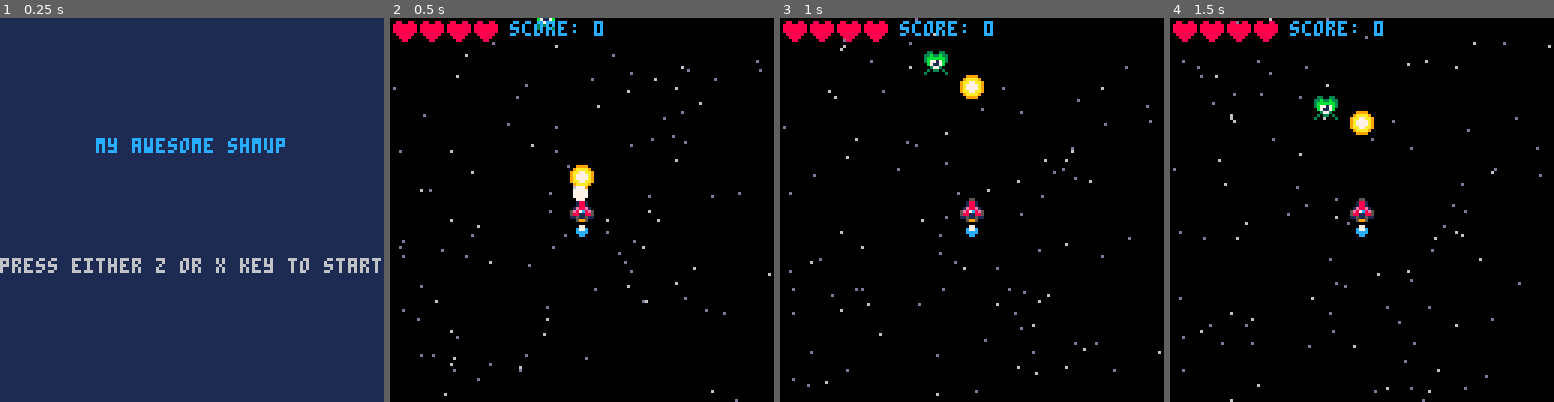
Above: before the commit, frames 1-4 (left to right).
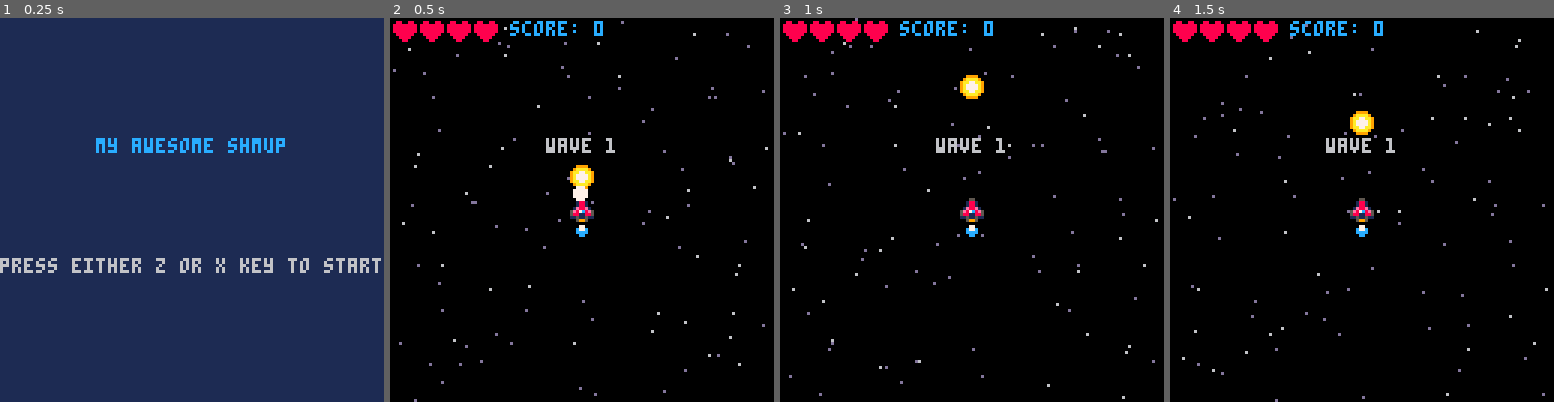
Above: after the commit, the same moments.

Repository: CRBroughton/pico-8-hero
Game: PICO-8 cartridge src/pico-8-hero.p8
Two runs of this game, one before a commit and one after it. Both use one fixed random seed, a clock stepped at 60 frames per second and the inputs below.
Inputs:
- Up to frame 1 (0.25 s): no input
- Up to frame 2 (0.5 s): tap X (X key) at 0.33 s
- Up to frame 3 (1 s): tap O (Z key) at 0.7 s
- Up to frame 4 (1.5 s): tap X (X key) at 1.07 s

Frame 1 is identical in both runs. In frame 2, 1.6% of the frame differs, in the area x 0-100%, y 0-100%; in frame 3, 1.8%; in frame 4, 1.8%.

Commit message:
feat(scenes): :sparkles: add waves and finished scene

Diff:
--- a/src/draw.lua
+++ b/src/draw.lua
@@ -104,3 +104,15 @@
     print("to continue", 45, 90, 7)
 
 end
+
+function draw_wavetext()
+    draw_game()
+    print("wave " .. wave, 52, 40, blink())
+end
+
+function draw_win()
+    cls(11)
+    print("Congratulations", 40, 40, 2)
+    print("press either z or x key", 20, 80, blink())
+    print("to continue", 45, 90, 7)
+end
--- /dev/null
+++ b/src/enemies.lua
@@ -0,0 +1,14 @@
+function spawnwave()
+    spawnenemy()
+end
+
+function nextwave()
+    wave += 1
+
+    if wave > 4 then
+        mode = "win"
+    else
+        mode = "wavetext"
+        wavetime = 80
+    end
+end
--- a/src/main.lua
+++ b/src/main.lua
@@ -13,8 +13,12 @@
         draw_game()
     elseif mode == "start" then
         draw_start()
+    elseif mode == "wavetext" then
+        draw_wavetext()
     elseif mode == "over" then
         draw_over()
+    elseif mode == "win" then
+        draw_win()
     end
 end
 
@@ -25,14 +29,19 @@
         update_game()
     elseif mode == "start" then
         update_start()
+    elseif mode == "wavetext" then
+        update_wavetext()
     elseif mode == "over" then
         update_over()
+    elseif mode == "win" then
+        update_win()
     end
 end
 
 function startgame()
-    mode = "game"
     time = 0
+    wave = 0
+    nextwave()
     ship = {
         lives = 4,
         invul = 0,
@@ -70,5 +79,4 @@
 
     waves = {}
 
-    spawnenemy()
 end
--- a/src/pico-8-hero.p8
+++ b/src/pico-8-hero.p8
@@ -7,6 +7,7 @@
 #include draw.lua
 #include blink.lua
 #include utils.lua
+#include enemies.lua
 __gfx__
 00000000000550000005500000055000000000000000000000000000000000000000000000000000000000000000000000000000088008800880088000000000
 000000000018810000188100001881000000000000077000000770000007700000c77c0000077000000000000000000000000000888888888008800800000000
--- a/src/update.lua
+++ b/src/update.lua
@@ -62,8 +62,12 @@
                     del (enemies, enemy)
                     sfx(2)
                     score += 1
-                    spawnenemy()
                     createparticle(enemy.x + 4, enemy.y + 4)
+
+                    -- checks for wave finished
+                    if #enemies == 0 then
+                        nextwave()
+                    end
                 end
             end
         end
@@ -139,13 +143,51 @@
 end
 
 function update_start()
+    if btn(4) == false and btn(5) == false then
+        buttonreleased = true
+    end
+    if buttonreleased then
+        if btnp(4) or btnp(5) then
+            startgame()
+            buttonreleased = false
+        end
+    end
+
     if btnp(4) or btnp(5) then
         startgame()
     end
 end
 
 function update_over()
-    if btnp(4) or btnp(5) then
-        mode = "start"
+    if btn(4) == false and btn(5) == false then
+        buttonreleased = true
+    end
+    if buttonreleased then
+        if btnp(4) or btnp(5) then
+            mode = "start"
+            buttonreleased = false
+        end
     end
 end
+
+function update_win()
+    if btn(4) == false and btn(5) == false then
+        buttonreleased = true
+    end
+    if buttonreleased then
+        if btnp(4) or btnp(5) then
+            mode = "start"
+            buttonreleased = false
+        end
+    end
+end
+
+function update_wavetext()
+    update_game()
+    wavetime -= 1
+
+    if wavetime <= 0 then
+        mode = "game"
+        spawnwave()
+    end
+end
